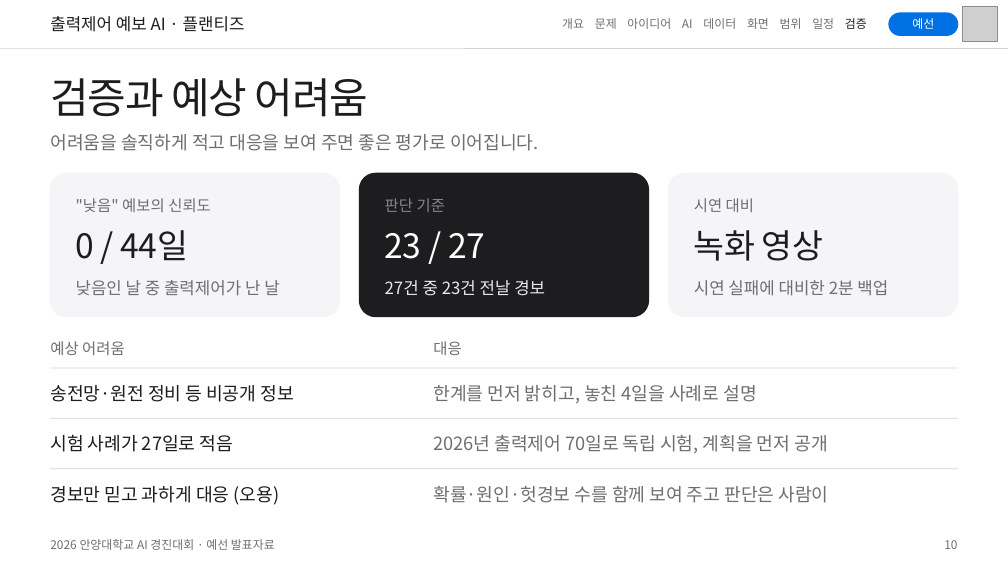
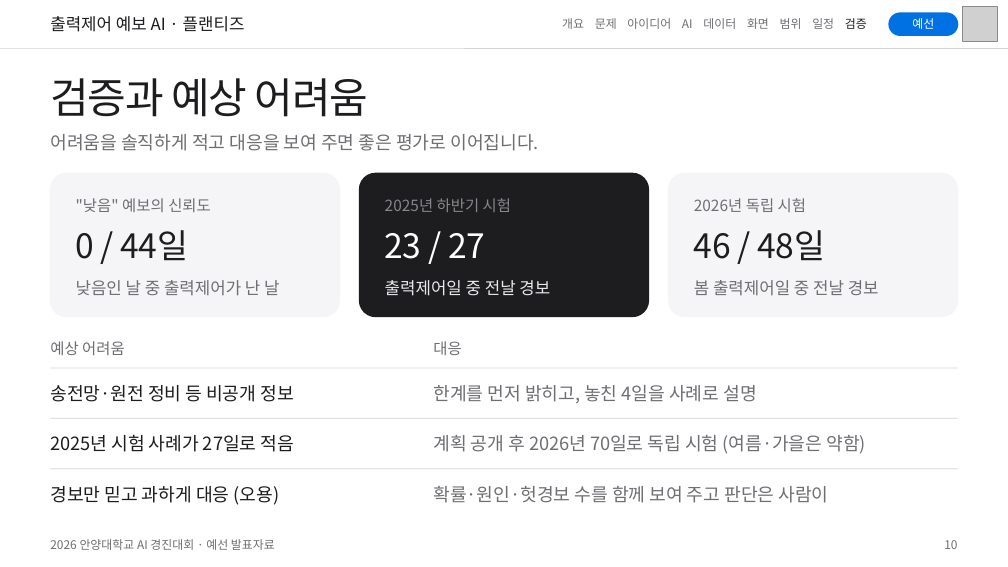
Before and after one commit to eorua/planties, a slide deck: slide 10 of docs/slides/예선발표_초안.pptx. Drawn at 1008x567 pixels with LibreOffice and Linux fonts; fonts in the diff are those of the drawing; grey boxes stand for pictures. Boxes give left, top, right and bottom in pixels: in the first picture for what was removed or moved away, otherwise in the second. Text is boxed around its words. In the diff, an @@ line names an element or a change of style, - is before the commit and + after.

```diff
--- a/docs/slides/예선발표_초안.pptx
+++ b/docs/slides/예선발표_초안.pptx
@@ text at bbox=[385, 198, 511, 212]: text changed @@
-판단 기준
+2025년 하반기 시험
@@ text at bbox=[694, 198, 879, 295]: text changed @@
-시연 대비
-녹화 영상
-시연 실패에 대비한 2분 백업
+2026년 독립 시험
+46 / 48일
+봄 출력제어일 중 전날 경보
@@ text at bbox=[385, 280, 550, 296]: text changed @@
-27건 중 23건 전날 경보
+출력제어일 중 전날 경보
@@ text at bbox=[50, 434, 294, 452]: text changed @@
-시험 사례가 27일로 적음
+2025년 시험 사례가 27일로 적음
@@ text at bbox=[433, 435, 866, 454]: text changed @@
-2026년 출력제어 70일로 독립 시험, 계획을 먼저 공개
+계획 공개 후 2026년 70일로 독립 시험 (여름·가을은 약함)
```
Also in this commit, not shown: 3 other slides changed, 1 other file.
